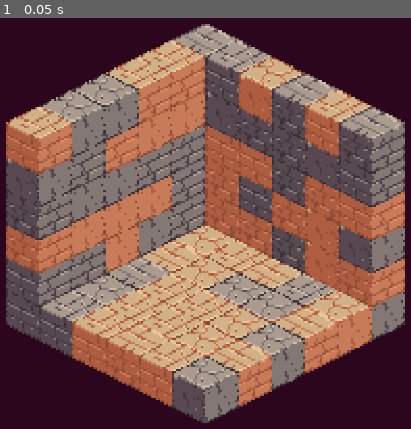
Above: before the commit, frame 1.
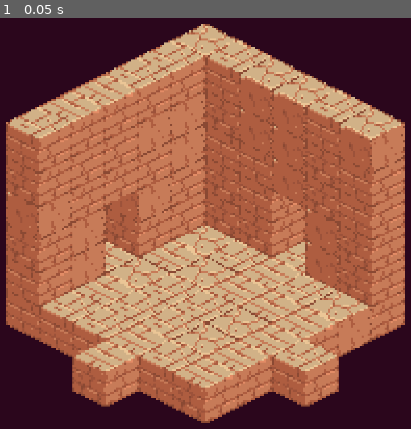
Above: after the commit, the same moment.

Repository: bitwise-aiden/godot-playground
Game: Godot game, scene res://source/world/dungeon.tscn
Same seed, same stepped clock (60 frames per second), same inputs: the game is played once before the commit and once after it.
Inputs:
- Up to frame 1 (0.05 s): no input

The runs differ from the first frame. In frame 1, 39% of the frame differs, in the area x 1-99%, y 1-99%.

Commit message:
Refactor for block autonomy and parity world gen

Diff:
--- a/source/world/block.gd
+++ b/source/world/block.gd
@@ -6,6 +6,15 @@
 var coord : Vector3i :
 	set(value):
 		coord = value
+
+		__coord_position = Vector2(
+			value.z - value.x,
+			(value.z + value.x) * 0.5 - value.y,
+		) * WorldConstants.HALF_BLOCK_SIZE
+
+		__update_position()
+
+		z_index = value.y
 
 		if is_node_ready():
 			__update_sprite()
@@ -19,9 +28,18 @@
 			__update_sprite()
 
 
+var offset : Vector2 = Vector2.ZERO :
+	set(value):
+		offset = value
+
+		__update_position()
+
+
 # Private variables
 
 @onready var __sprite : Sprite2D = $sprite
+
+var __coord_position : Vector2
 
 
 # Lifecycle methods
@@ -32,5 +50,9 @@
 
 # Private methods
 
+func __update_position() -> void:
+	position = __coord_position + offset
+
+
 func __update_sprite() -> void:
 	__sprite.texture = data.get_texture_for_coord(coord)
--- /dev/null
+++ b/source/world/constants.gd
@@ -0,0 +1,7 @@
+class_name WorldConstants extends RefCounted
+
+
+# Public constants
+
+const BLOCK_SIZE : int = 64
+const HALF_BLOCK_SIZE : int = int(BLOCK_SIZE / 2.0)
--- a/source/world/dungeon.gd
+++ b/source/world/dungeon.gd
@@ -19,17 +19,26 @@
 	for x in size:
 		for y in size:
 			for z in size:
+				if y in [1, 2] && 3 in [x, z]:
+					continue
+
 				if x == 0 || y == 0 || z == 0:
-					var block : WorldBlock = __WORLD_BLOCK.instantiate()
-					block.coord = Vector3i(x, y, z)
+					add_block(Vector3i(x, y, z), __DATA_BLOCKS[0])
 
-					var index : int = rand_from_seed(hash(block.coord))[0] % __DATA_BLOCKS.size()
-					block.data = __DATA_BLOCKS[index]
+	add_block(Vector3i(6, 0, 3), __DATA_BLOCKS[0])
+	add_block(Vector3i(3, 0, 6), __DATA_BLOCKS[0])
 
-					block.position = Vector2(
-						z - x,
-						(z + x) * 0.5 - y,
-					) * 32.0
-					block.z_index = y
 
-					add_child(block)
+# Public methods
+
+func add_block(
+	coord : Vector3i,
+	data : DataBlock,
+) -> WorldBlock:
+	var block : WorldBlock = __WORLD_BLOCK.instantiate()
+	block.coord = coord
+	block.data = data
+
+	add_child(block)
+
+	return block
